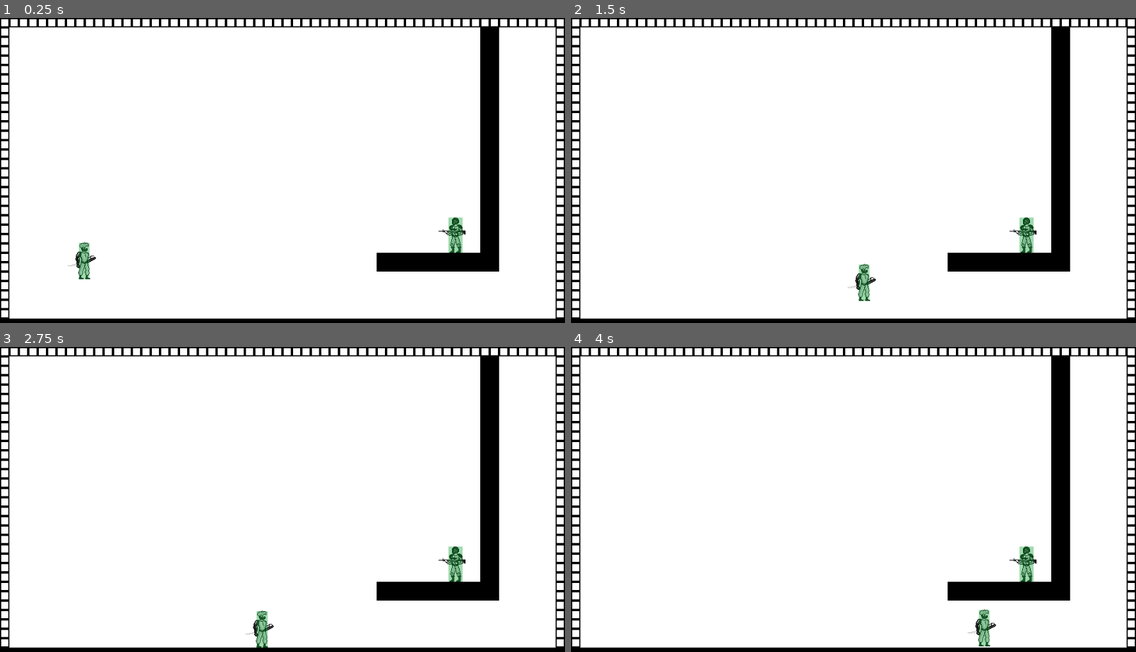
Above: before the commit, frames 1-4 (two rows, left to right).
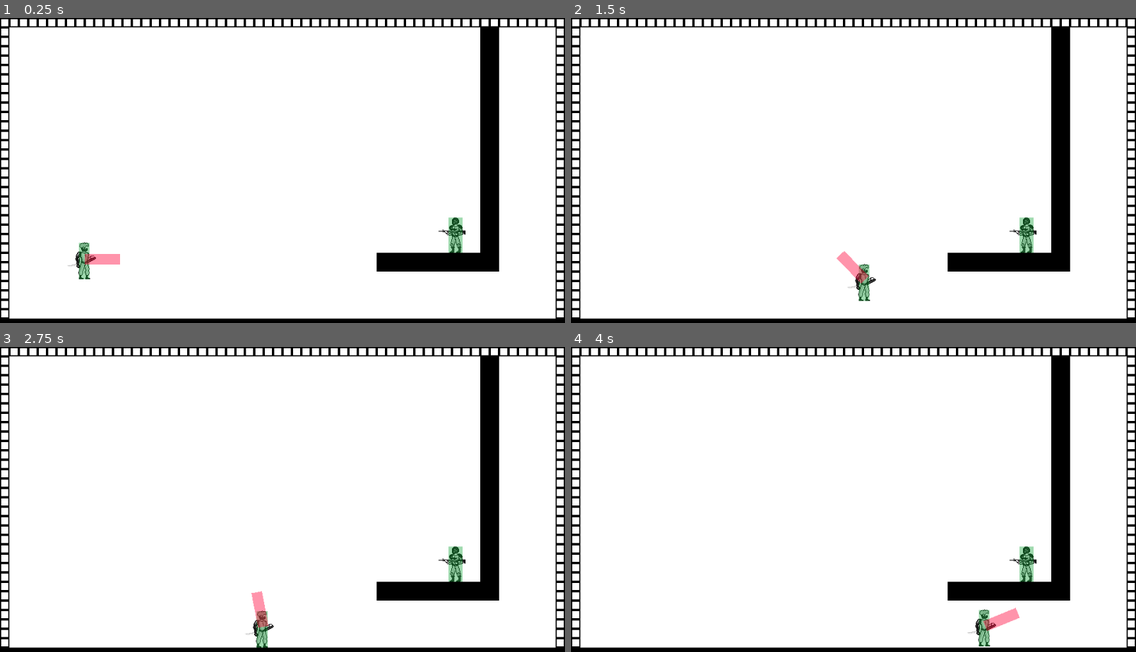
Above: after the commit, the same moments.

Repository: Dkoplik/Paint-it-Black
Game: Godot game, scene res://test_level.tscn
Same seed, same stepped clock (60 frames per second), same inputs: the game is played once before the commit and once after it. This scene is started directly instead of the project's main scene.
Inputs (mouse positions are in pixels of both pictures, inside the frame that each line leads up to):
- Up to frame 1 (0.25 s): no input
- Up to frame 2 (1.5 s): move the mouse to (977, 161) at 0.52 s; press the mouse at (977, 161) at 0.53 s; hold D (move_right) from 0.53 s (still down); tap Space (jump) at 0.77 s; move the mouse to (740, 191) at 1.27 s; release the mouse at (740, 191) at 1.28 s; click (740, 191) at 1.35 s
- Up to frame 3 (2.75 s): tap Space (jump) at 1.52 s; move the mouse to (339, 435) at 2.02 s; release D (move_right) at 2.03 s; press the mouse at (339, 435) at 2.03 s; hold A (move_left) from 2.03 s (still down)
- Up to frame 4 (4 s): move the mouse to (825, 569) at 2.77 s; release A (move_left) at 2.78 s; release the mouse at (825, 569) at 2.78 s; hold D (move_right) from 2.78 s (still down); click (825, 569) at 2.85 s; tap Space (jump) at 3.02, 3.77 s; move the mouse to (1023, 554) at 3.52 s; press the mouse at (1023, 554) at 3.53 s

The runs differ from the first frame. In frame 1, 0.2% of the frame differs, in the area x 15-22%, y 77-81%; in frame 2, 0.2%; in frame 3, 0.2%, in the area x 44-48%, y 79-93%; in frame 4, 0.2%.
Error after the commit: Assertion failed: Отсутствует AttackData (res://hit_box.gd:24)

Commit message:
Обновил сцену с игроком

Diff:
--- a/Paint-it-Black/player/player.tscn
+++ b/Paint-it-Black/player/player.tscn
@@ -1,16 +1,21 @@
-[gd_scene load_steps=18 format=3 uid="uid://b5qdqaaw2hat6"]
+[gd_scene load_steps=20 format=3 uid="uid://b5qdqaaw2hat6"]
 
 [ext_resource type="PackedScene" uid="uid://vqasngn8txv2" path="res://player/player_skeleton.tscn" id="1_4b025"]
 [ext_resource type="Script" path="res://player/scripts/player_controller.gd" id="1_kt7rl"]
 [ext_resource type="Script" path="res://player/scripts/player_movement.gd" id="2_02ofg"]
+[ext_resource type="Script" path="res://attack_data.gd" id="3_ntcyg"]
 [ext_resource type="Script" path="res://player/scripts/player_hurt_box.gd" id="3_ovg4b"]
 [ext_resource type="Resource" uid="uid://cjeut3m67l1iw" path="res://player/resources/player_movement_data.tres" id="3_pti2n"]
 [ext_resource type="Script" path="res://hp.gd" id="4_c5cf2"]
 [ext_resource type="Script" path="res://player/scripts/player_attack.gd" id="7_bi60k"]
 [ext_resource type="Script" path="res://hp_data.gd" id="7_kl7fq"]
-[ext_resource type="Resource" uid="uid://d3nq8t1u7i5np" path="res://player/resources/player_attack_data.tres" id="9_pjllk"]
+[ext_resource type="Resource" uid="uid://dchkf655ulbpo" path="res://player/resources/player_attack_data.tres" id="10_j7iwd"]
 [ext_resource type="Script" path="res://hit_box.gd" id="10_urtlw"]
 [ext_resource type="Animation" uid="uid://c5dk1gis52siw" path="res://player/animations/hit_box_attack.anim" id="11_pticl"]
+
+[sub_resource type="Resource" id="Resource_oexmv"]
+script = ExtResource("3_ntcyg")
+damage = 10
 
 [sub_resource type="Resource" id="Resource_ybei8"]
 script = ExtResource("7_kl7fq")
@@ -108,7 +113,7 @@
 collision_mask = 4
 script = ExtResource("1_kt7rl")
 movement_data = ExtResource("3_pti2n")
-attack_data = ExtResource("9_pjllk")
+attack_data = SubResource("Resource_oexmv")
 
 [node name="Skeleton" parent="." instance=ExtResource("1_4b025")]
 
@@ -145,16 +150,12 @@
 
 [node name="PlayerAttack" type="Node2D" parent="." node_paths=PackedStringArray("movement_component")]
 script = ExtResource("7_bi60k")
-attack_data = ExtResource("9_pjllk")
-duration = 0.15
-cooldown = 0.1
-impulse = 200.0
+attack_data = ExtResource("10_j7iwd")
 movement_component = NodePath("../MovementComponent")
 
 [node name="HitBox" type="Area2D" parent="PlayerAttack"]
 position = Vector2(0, -9)
 script = ExtResource("10_urtlw")
-attack_data = ExtResource("9_pjllk")
 hittable_groups = Array[StringName]([&"enemy"])
 
 [node name="HitBoxShape" type="CollisionShape2D" parent="PlayerAttack/HitBox"]
